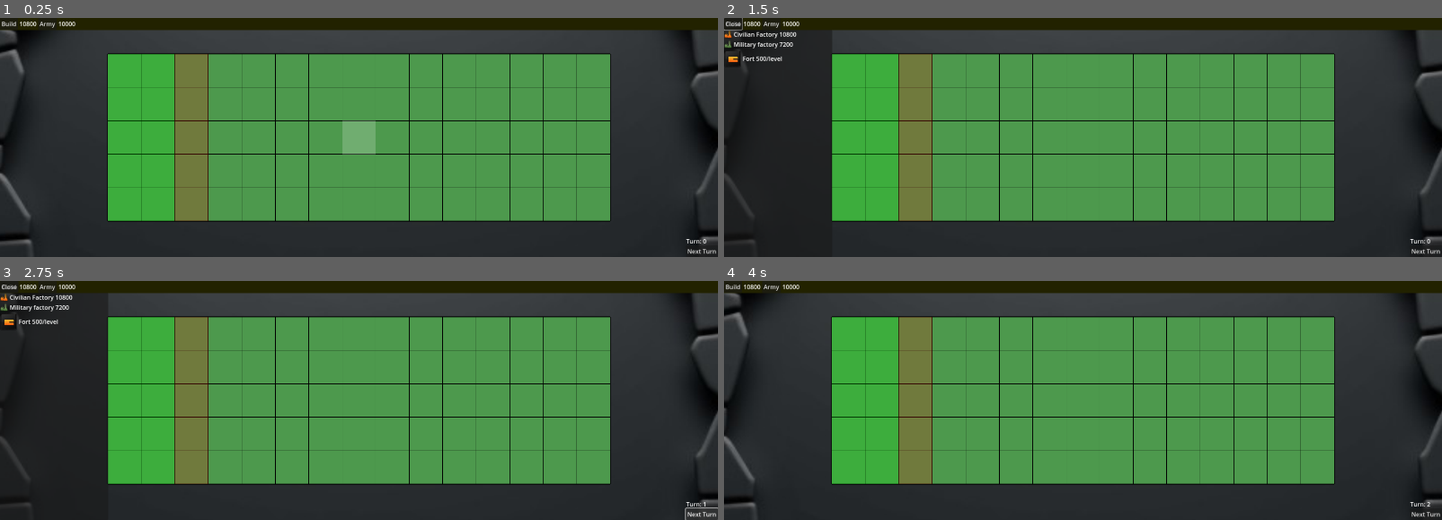
Above: before the commit, frames 1-4 (two rows, left to right).
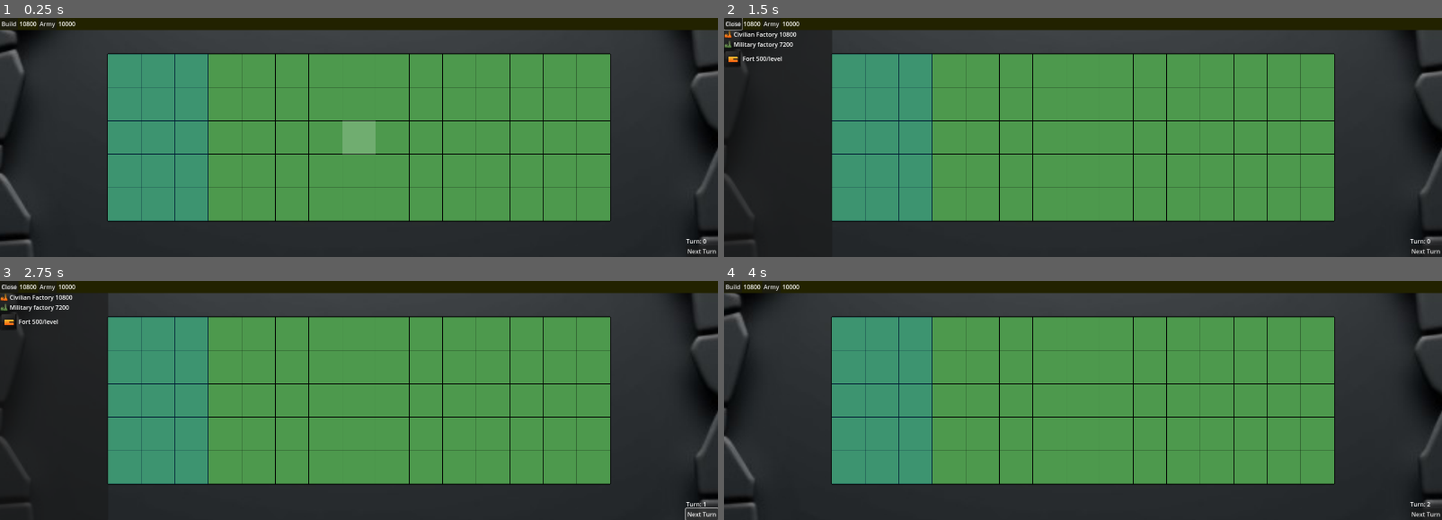
Above: after the commit, the same moments.

Repository: Soleimans/A-Well-Prepared-Defense
Game: Godot game, scene res://main.tscn
Two runs of this game, one before a commit and one after it. Both use one fixed random seed, a clock stepped at 60 frames per second and the inputs below.
Inputs:
- Up to frame 1 (0.25 s): no input
- Up to frame 2 (1.5 s): click "Build" at 0.5 s; click "Army" at 1.25 s
- Up to frame 3 (2.75 s): click "Next Turn" at 2 s
- Up to frame 4 (4 s): click "Next Turn" at 2.75 s; click "Build" at 3.5 s

The runs differ from the first frame. In frame 1, 9.8% of the frame differs, in the area x 15-30%, y 15-85%; in frame 2, 9.8%; in frame 3, 9.8%; in frame 4, 9.8%.

Commit message:
Added ability to place forts and buildings on the same tile

Diff:
--- a/building_manager.gd
+++ b/building_manager.gd
@@ -1,8 +1,7 @@
 extends Node
 
 # Building zones
-var factory_columns = [0, 1]
-var defense_column = 2
+var buildable_columns = [0, 1, 2]  # First 3 columns are buildable
 
 # Building properties
 var building_costs = {
@@ -78,18 +77,15 @@
 		return false
 
 	# Check building type restrictions and costs
+	# Check if position is in buildable columns
+	if !buildable_columns.has(int(grid_pos.x)):
+		print("Position not in buildable columns")
+		return false
+
 	match building_type:
 		"civilian_factory", "military_factory":
-			if !factory_columns.has(int(grid_pos.x)):
-				print("Invalid column for factory")
-				return false
-			if grid_cells[grid_pos] != null:
-				print("Cell already occupied")
-				return false
+			pass  # No additional restrictions for factories
 		"fort":
-			if grid_pos.x != defense_column:
-				print("Invalid column for fort")
-				return false
 			if fort_levels[grid_pos] >= 10:
 				print("Maximum fort level reached")
 				return false
@@ -160,6 +156,10 @@
 
 			if building:
 				if construction.type == "fort" and grid_cells[grid_pos]:
+					# Don't remove existing buildings when placing a fort
+					pass
+				elif construction.type != "fort" and grid_cells[grid_pos]:
+					# Remove existing factory if placing a new factory
 					grid_cells[grid_pos].queue_free()
 				building.position = grid.grid_to_world(grid_pos)
 				grid.add_child(building)
@@ -172,9 +172,8 @@
 		print("Removed completed construction at ", pos)
 
 func draw(grid_node: Node2D):
-	# Draw building zones
-	# Factory zone (green tint)
-	for x in factory_columns:
+	# Draw buildable zones (blue tint)
+	for x in buildable_columns:
 		for y in range(grid.grid_size.y):
 			var rect = Rect2(
 				x * grid.tile_size.x,
@@ -182,17 +181,7 @@
 				grid.tile_size.x,
 				grid.tile_size.y
 			)
-			grid_node.draw_rect(rect, Color(0, 1, 0, 0.2))
-
-	# Defense zone (red tint)
-	for y in range(grid.grid_size.y):
-		var rect = Rect2(
-			defense_column * grid.tile_size.x,
-			y * grid.tile_size.y,
-			grid.tile_size.x,
-			grid.tile_size.y
-		)
-		grid_node.draw_rect(rect, Color(1, 0, 0, 0.2))
+			grid_node.draw_rect(rect, Color(0, 0.5, 1, 0.2))
 
 	# Draw construction progress
 	for grid_pos in buildings_under_construction:
--- a/fort.tscn
+++ b/fort.tscn
@@ -8,5 +8,6 @@
 [node name="Sprite2D" type="Sprite2D" parent="."]
 
 [node name="Label" type="Label" parent="Sprite2D"]
+offset_top = 21.0
 offset_right = 40.0
-offset_bottom = 23.0
+offset_bottom = 44.0
